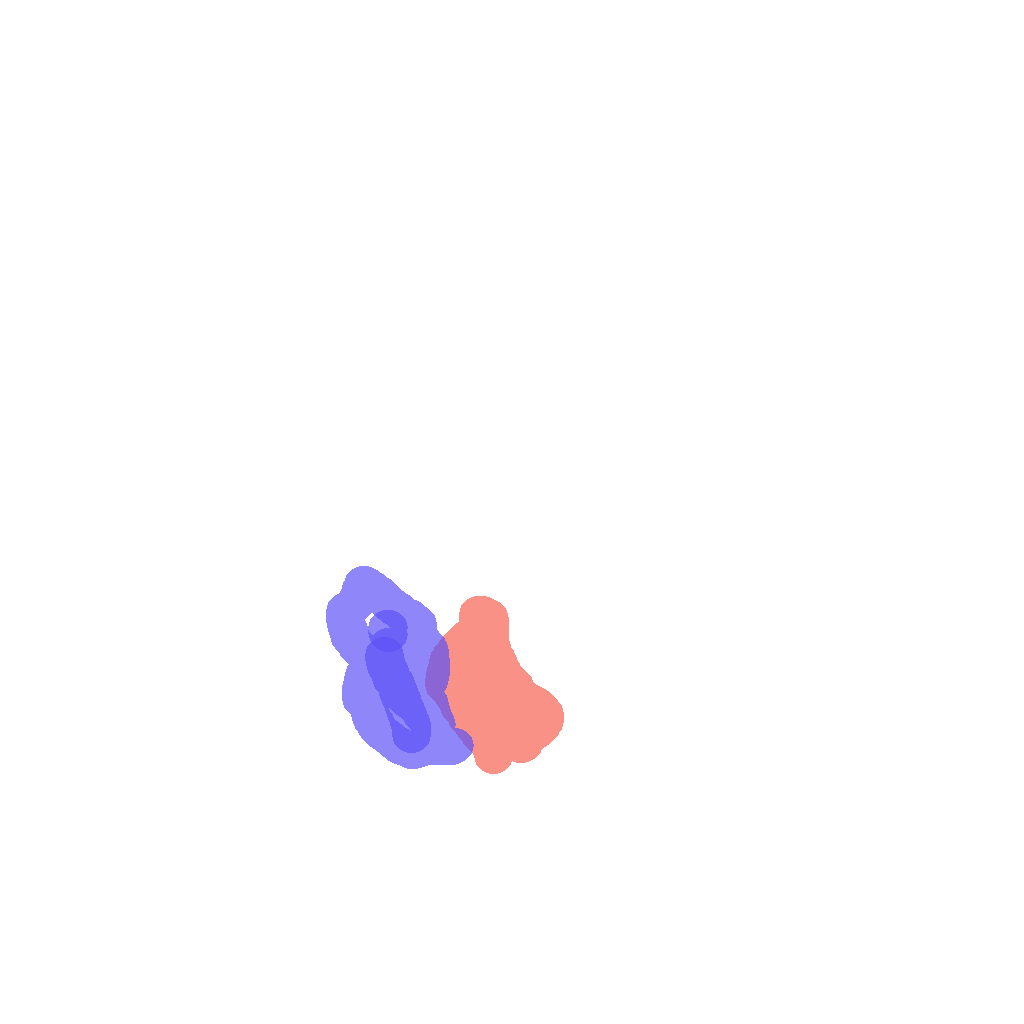
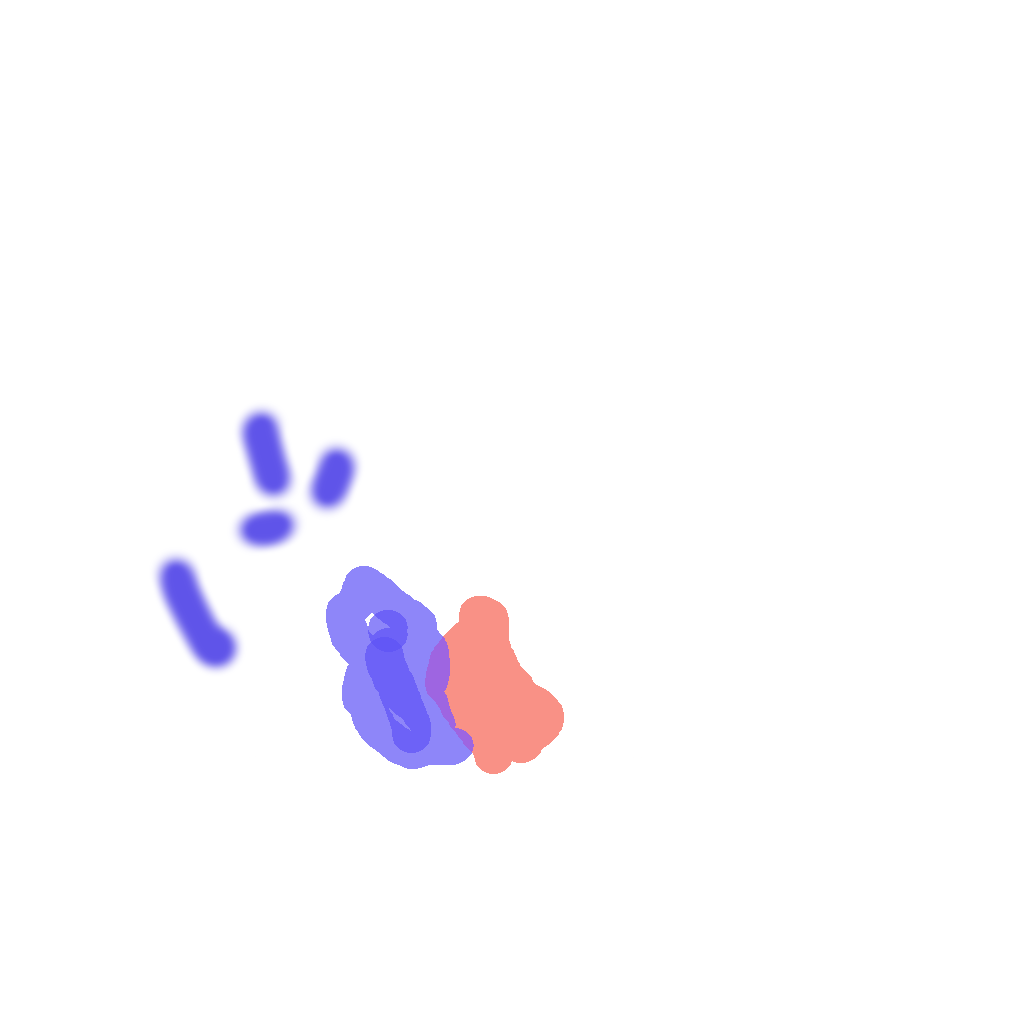
Layer changes from the first 1024 × 1024 image to the second:
removed layer "ritmica" over box(425, 637, 474, 752)
removed layer "llama-ritmo" over box(425, 637, 474, 752)
renamed "conectado.png" to "llamaritomo1.png", painted on it over box(150, 402, 474, 752)
